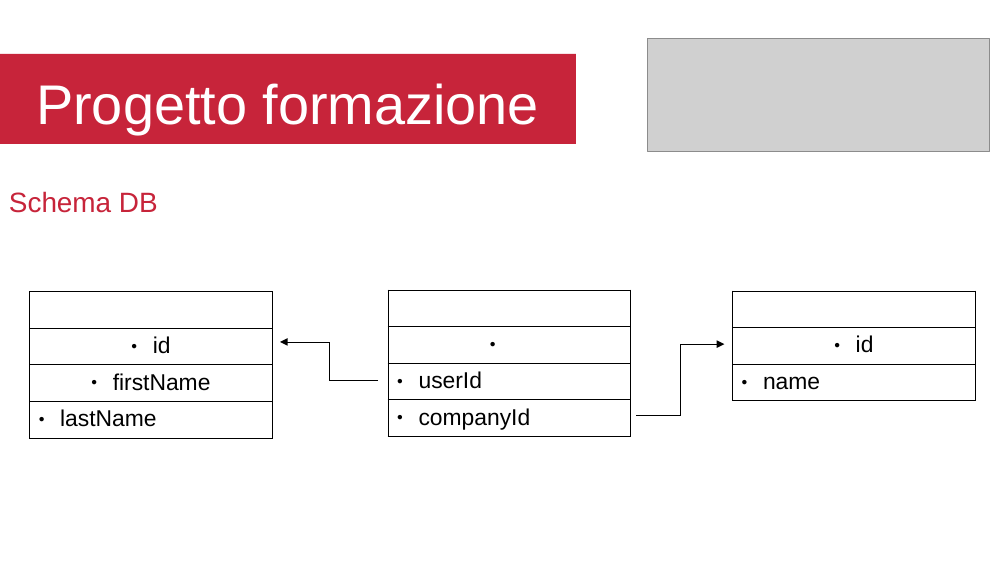
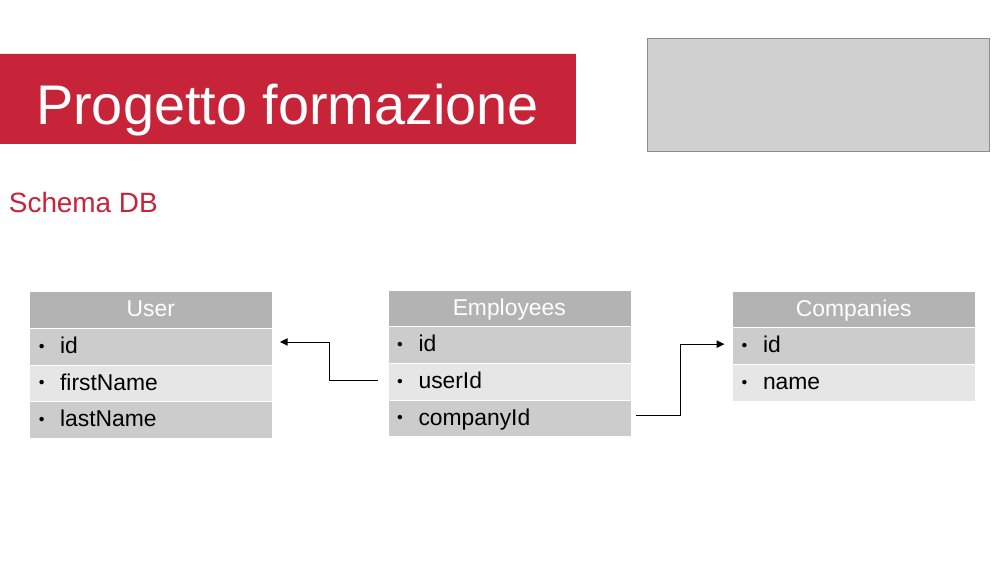
Before and after one commit to az01r/Esercizi-CIAC, a slide deck: slide 14 of Libri/Presentazione/Presentazione.odp (slide 12 before the commit). Drawn at 1008x567 pixels with LibreOffice and Linux fonts; fonts in the diff are those of the drawing; grey boxes stand for pictures; background and template pictures are left out. Boxes give left, top, right and bottom in pixels: in the first picture for what was removed or moved away, otherwise in the second. Text is boxed around its words. In the diff, an @@ line names an element or a change of style, - is before the commit and + after.

```diff
--- a/Libri/Presentazione/Presentazione.odp
+++ b/Libri/Presentazione/Presentazione.odp
@@ table at bbox=[29, 292, 272, 434] @@
@@ fill none to #B3B3B3 in row 1, column 1 @@
@@ fill none to #CCCCCC in 2 cells @@
@@ fill none to #E6E6E6 in row 3, column 1 @@
@@ alignment centre to left @@
@@ borders changed @@
@@ table at bbox=[388, 290, 630, 434] @@
@@ fill none to #B3B3B3 in row 1, column 1 @@
@@ fill none to #CCCCCC in 2 cells @@
@@ fill none to #E6E6E6 in row 3, column 1 @@
@@ text colour #FFFFFF to #000000 in "id" @@
@@ alignment centre to left @@
@@ borders changed @@
@@ table at bbox=[733, 291, 975, 398] @@
@@ fill none to #B3B3B3 in row 1, column 1 @@
@@ fill none to #CCCCCC in row 2, column 1 @@
@@ fill none to #E6E6E6 in row 3, column 1 @@
@@ alignment centre to left @@
@@ borders changed @@
```
Also in this commit, not shown: 3 other slides changed, 2 slides added, 1 other file.
